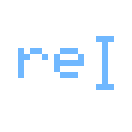
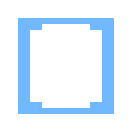
The second 132 x 132 image is a revision of the first. Changes to its layers:
added group "boutons" with 15 layers above "Calque 1" over [18, 18, 114, 114]
added layer "dynamic copie" in group "boutons" over [18, 18, 114, 114]
hid "rename", moved it into group "boutons" over [18, 36, 114, 90]
